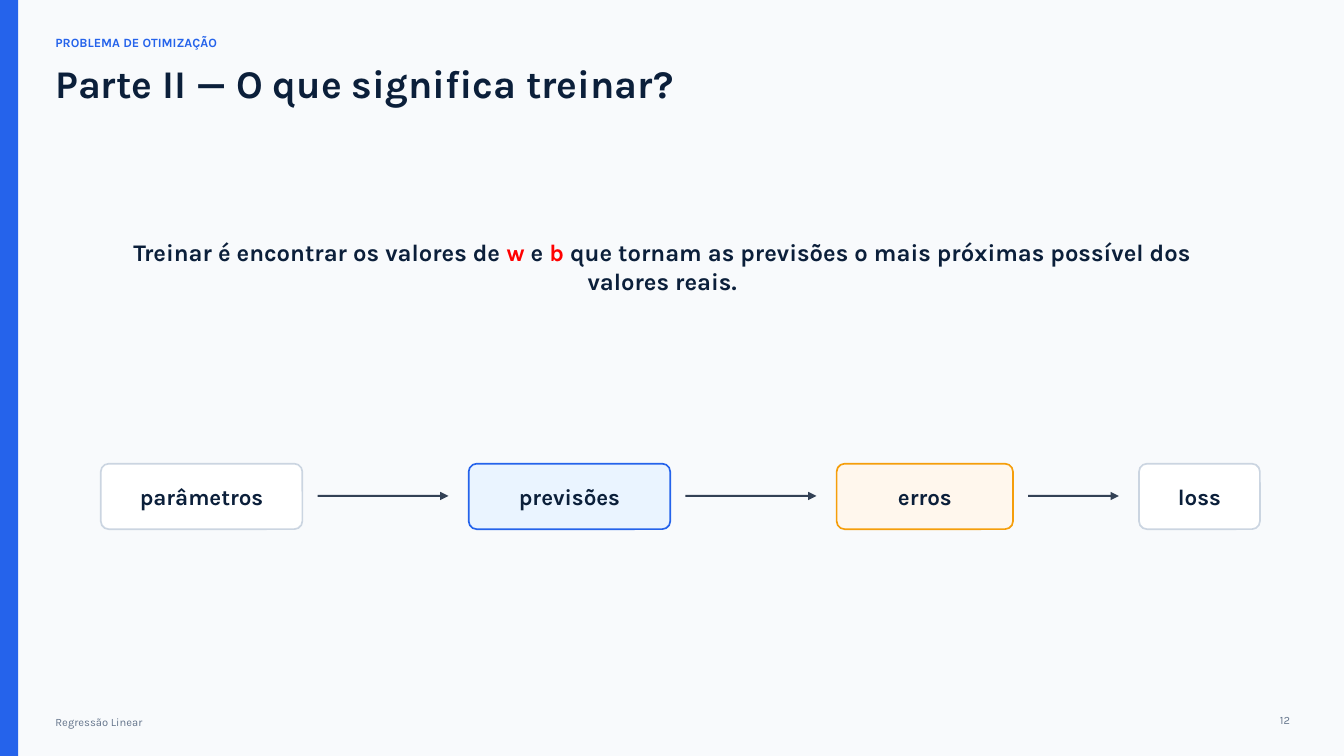
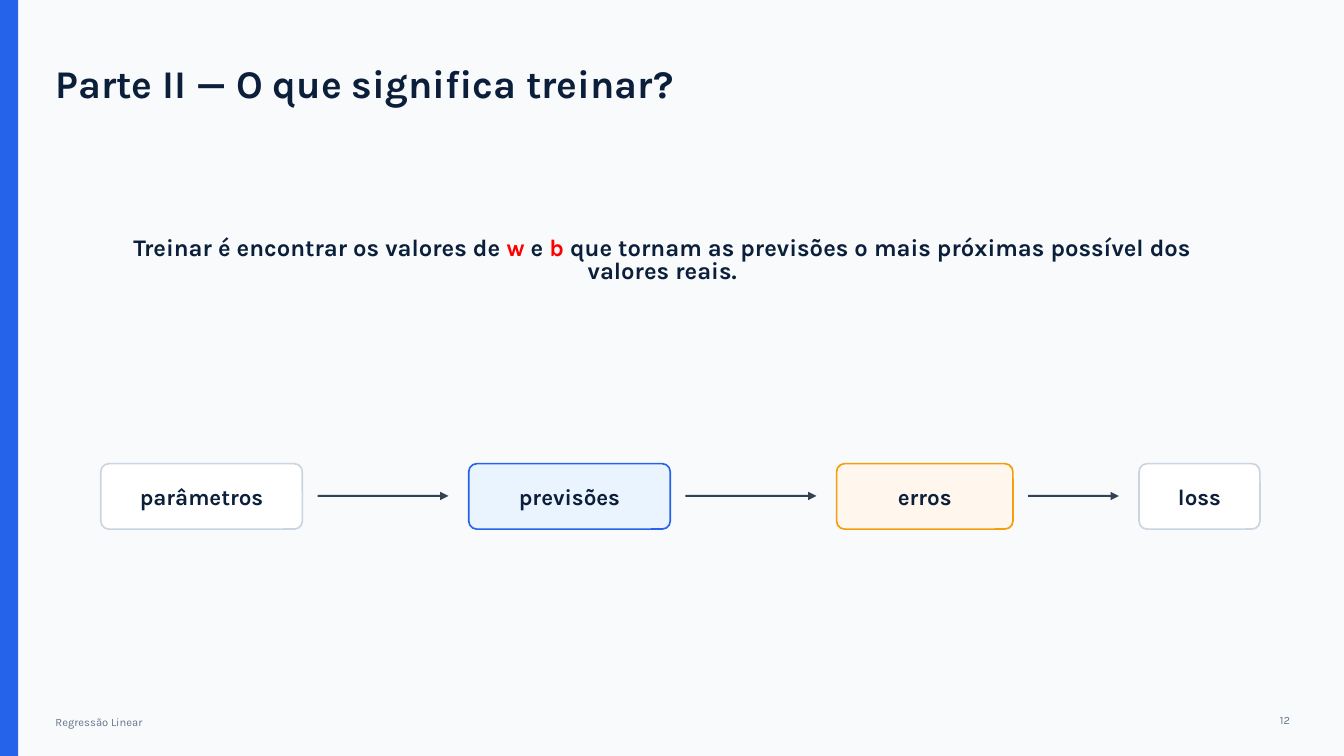
Before and after one commit to bruno-antonio-marques/2026-2-gestao-e-analise-de-dados-exercicios, a slide deck: slide 16 of 03-2026-08-25-coleta_de_dados_e_regressao_linear/aula_regressao_linear.pptx. Drawn at 1344x756 pixels with LibreOffice and Linux fonts; fonts in the diff are those of the drawing. Boxes give left, top, right and bottom in pixels: in the first picture for what was removed or moved away, otherwise in the second. Text is boxed around its words. In the diff, an @@ line names an element or a change of style, - is before the commit and + after.

```diff
--- a/03-2026-08-25-coleta_de_dados_e_regressao_linear/aula_regressao_linear.pptx
+++ b/03-2026-08-25-coleta_de_dados_e_regressao_linear/aula_regressao_linear.pptx
@@ text removed at (55, 36, 217, 50) @@
-PROBLEMA DE OTIMIZAÇÃO
@@ text "Treinar é encontrar os valores ..." at (133, 237, 1191, 280): line spacing 1 to 0.8 @@
```
Also in this commit, not shown: 22 other slides changed, 2 slides added, 1 slide removed.
